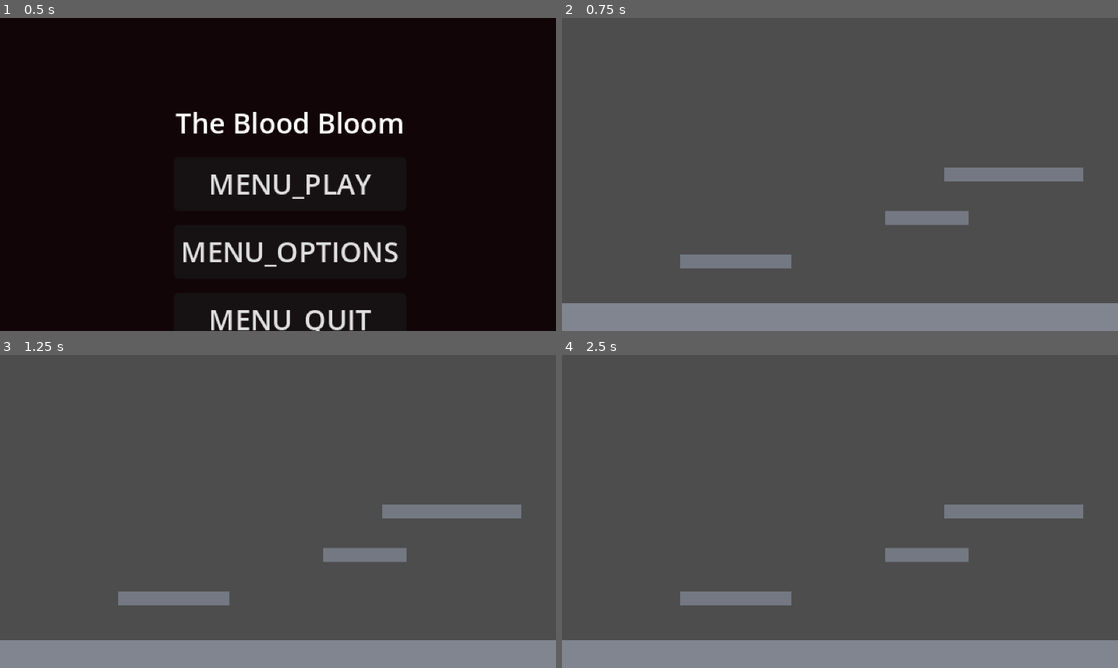
Above: before the commit, frames 1-4 (two rows, left to right).
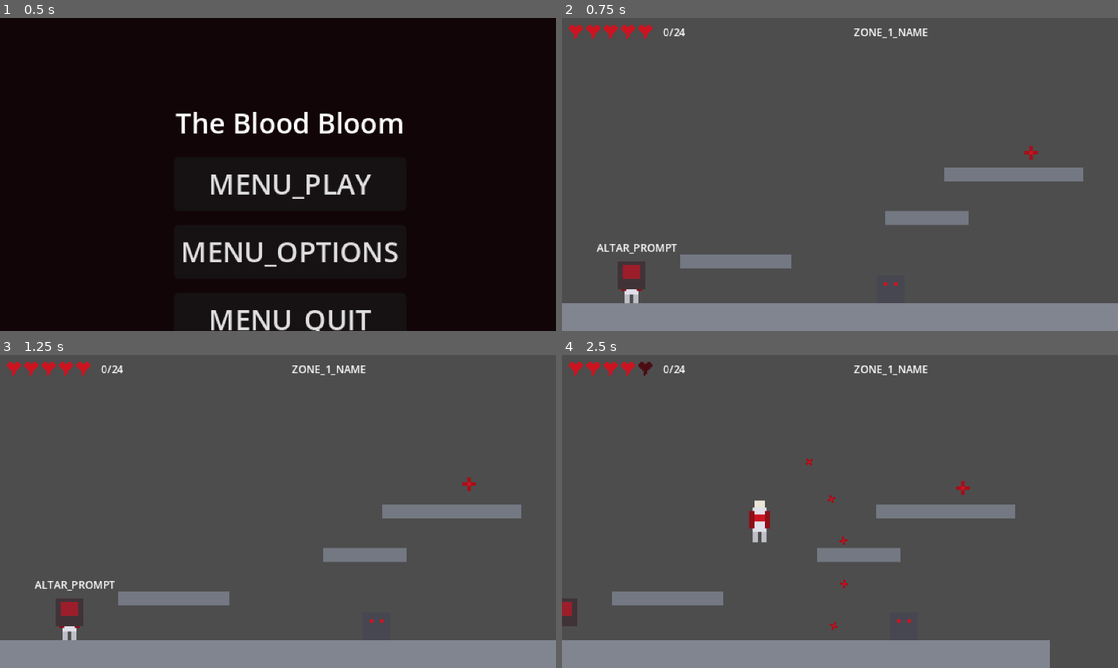
Above: after the commit, the same moments.

Repository: wernerweichen/GodotPlatformerTest
Game: Godot game, scene res://scenes/ui/MainMenu.tscn
Same seed, same stepped clock (60 frames per second), same inputs: the game is played once before the commit and once after it. The project has no main scene, so this scene is started directly.
Inputs:
- Up to frame 1 (0.5 s): no input
- Up to frame 2 (0.75 s): click "MENU_PLAY" at 0.5 s
- Up to frame 3 (1.25 s): no input
- Up to frame 4 (2.5 s): tap Enter at 1.25 s; hold J (attack) 1.28-2.03 s; hold D (move_right) from 1.28 s (still down); tap Space (jump) at 1.52, 2.27 s; tap Shift (dash) at 2.1 s

Frame 1 is identical in both runs. In frame 2, 1.4% of the frame differs, in the area x 1-86%, y 2-92%; in frame 3, 1.4%; in frame 4, 5.8%, in the area x 0-100%, y 2-100%.
Error before the commit: Trying to assign value of type 'Node' to a variable of type 'Player.gd'. (res://scenes/zones/zone_1_barracks/rooms/zone1_start.gd:3)
Error after the commit: Invalid call. Nonexistent function 'is_action_just_pressed' in base 'InputEventKey'. (res://scenes/ui/PauseMenu.gd:15)

Commit message:
Fix zone1_start.tscn instanced-scene node format
All PackedScene instances were using the wrong TSCN format:
  [node name="Foo" type="Node" parent="."]
  instance = ExtResource("id")

Godot 4 requires instance= in the node header line, not as a trailing
property. The old format created plain Node objects instead of actual
instanced scenes, causing:
  - @implicit_ready: type 'Node' assigned to 'Player.gd' variable
  - _ready: set_target called on Nil (_camera was null due to type mismatch)

Fixed by using the correct format for all 7 instanced nodes:
  [node name="Foo" parent="." instance=ExtResource("id")]

https://claude.ai/code/session_012JtZArkyVYZAUrjCEAFnsz

Diff:
--- a/scenes/zones/zone_1_barracks/rooms/zone1_start.tscn
+++ b/scenes/zones/zone_1_barracks/rooms/zone1_start.tscn
@@ -33,18 +33,14 @@
 [node name="Zone1Start" type="Node2D"]
 script = ExtResource("8_room")
 
-[node name="HUD" type="Node" parent="."]
-instance = ExtResource("6_hud")
+[node name="HUD" parent="." instance=ExtResource("6_hud")]
 
-[node name="PauseMenu" type="Node" parent="."]
-instance = ExtResource("7_pause")
+[node name="PauseMenu" parent="." instance=ExtResource("7_pause")]
 
-[node name="Player" type="Node" parent="."]
-instance = ExtResource("1_player")
+[node name="Player" parent="." instance=ExtResource("1_player")]
 position = Vector2(40, 140)
 
-[node name="Camera" type="Node" parent="Player"]
-instance = ExtResource("2_cam")
+[node name="Camera" parent="Player" instance=ExtResource("2_cam")]
 
 [node name="Platforms" type="Node2D" parent="."]
 
@@ -127,14 +123,11 @@
 
 [node name="Entities" type="Node2D" parent="."]
 
-[node name="InfectedGuard" type="Node" parent="Entities"]
-instance = ExtResource("3_guard")
+[node name="InfectedGuard" parent="Entities" instance=ExtResource("3_guard")]
 position = Vector2(180, 155)
 
-[node name="SilentAltar" type="Node" parent="Entities"]
-instance = ExtResource("4_altar")
+[node name="SilentAltar" parent="Entities" instance=ExtResource("4_altar")]
 position = Vector2(40, 156)
 
-[node name="BloodPetalFragment" type="Node" parent="Entities"]
-instance = ExtResource("5_petal")
+[node name="BloodPetalFragment" parent="Entities" instance=ExtResource("5_petal")]
 position = Vector2(270, 78)
